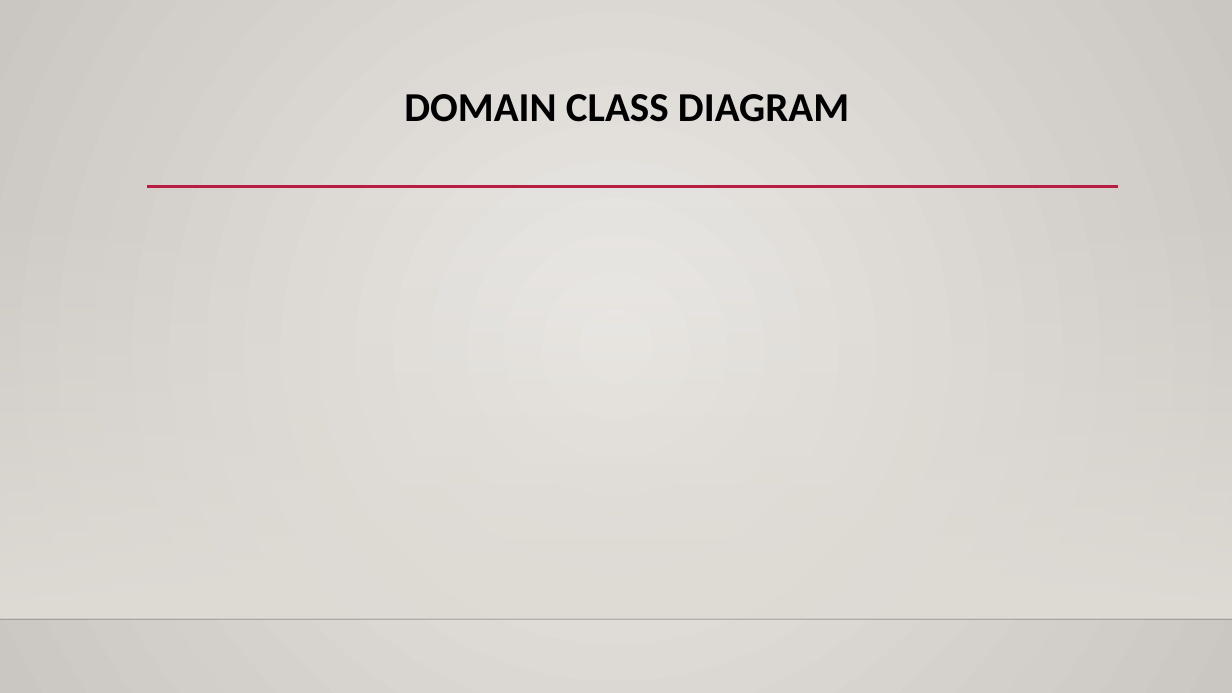
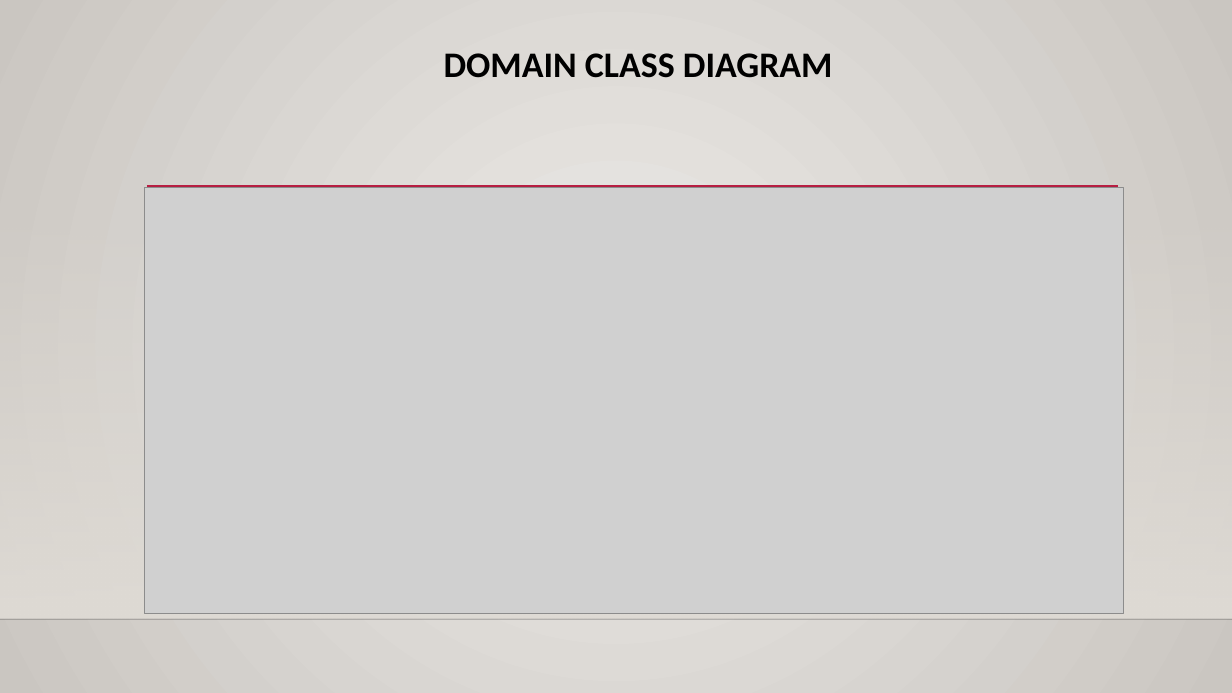
Before and after one commit to nyaundid/Hotel_Management-, a slide deck: slide 8 of Final_Presentation.pptx (slide 7 before the commit). Drawn at 1232x693 pixels with LibreOffice and Linux fonts; fonts in the diff are those of the drawing; grey boxes stand for pictures; background and template pictures are left out. Boxes give left, top, right and bottom in pixels: in the first picture for what was removed or moved away, otherwise in the second. Text is boxed around its words. In the diff, an @@ line names an element or a change of style, - is before the commit and + after.

```diff
--- a/Final_Presentation.pptx
+++ b/Final_Presentation.pptx
@@ title "DOMAIN CLASS DIAGRAM": place and size @@
-title "DOMAIN CLASS DIAGRAM" at (404,94,849,122)
+title "DOMAIN CLASS DIAGRAM" at (444,53,833,78)
@@ title "DOMAIN CLASS DIAGRAM" at (444,53,833,78): size 32 to 28 pt @@
@@ picture added at (144,188,1123,615) @@
```
Also in this commit, not shown: 4 other slides changed, 3 slides added, 2 slides removed.
